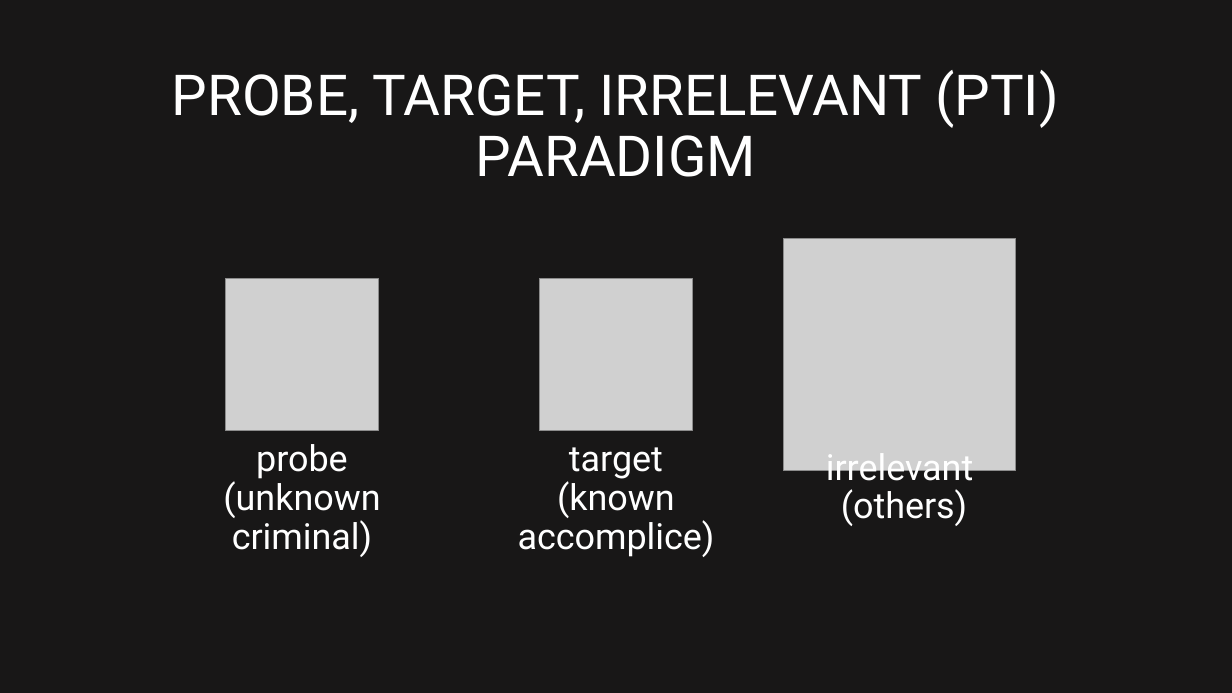
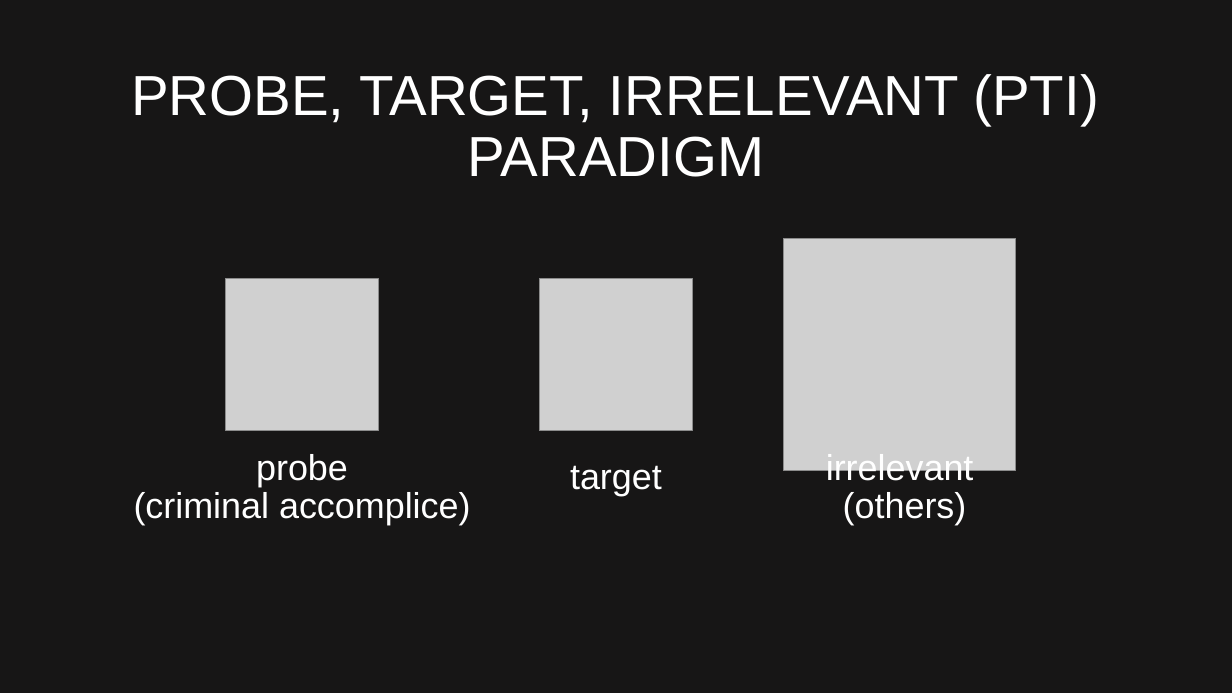
Before and after one commit to sveld03/natHacks, a slide deck: slide 5 of EEG P300 Truth Elicitor.pptx (slide 6 before the commit). Drawn at 1232x693 pixels with LibreOffice and Linux fonts; fonts in the diff are those of the drawing; grey boxes stand for pictures; background and template pictures are left out. Boxes give left, top, right and bottom in pixels: in the first picture for what was removed or moved away, otherwise in the second. Text is boxed around its words. In the diff, an @@ line names an element or a change of style, - is before the commit and + after.

```diff
--- a/EEG P300 Truth Elicitor.pptx
+++ b/EEG P300 Truth Elicitor.pptx
@@ text "probe": place and size @@
-text "probe" at <box>223,444,380,557</box>
+text "probe" at <box>134,454,471,525</box>
@@ font Roboto to Arial in 3 elements at <box>131,74,1099,177</box>, <box>826,454,974,525</box>, <box>570,465,662,496</box> @@
@@ text "target": place and size @@
-text "target" at <box>518,447,715,557</box>
+text "target" at <box>570,465,662,496</box>
@@ text at <box>256,454,348,487</box>: font Roboto to Arial in "probe" @@
@@ text at <box>518,477,715,557</box>: paragraph removed @@
-(known accomplice)
@@ text at <box>134,492,471,525</box>: text changed; font Roboto to Arial @@
-(unknown
-criminal)
+(criminal accomplice)
```
Also in this commit, not shown: 15 other slides changed, 10 slides added, 5 slides removed.
